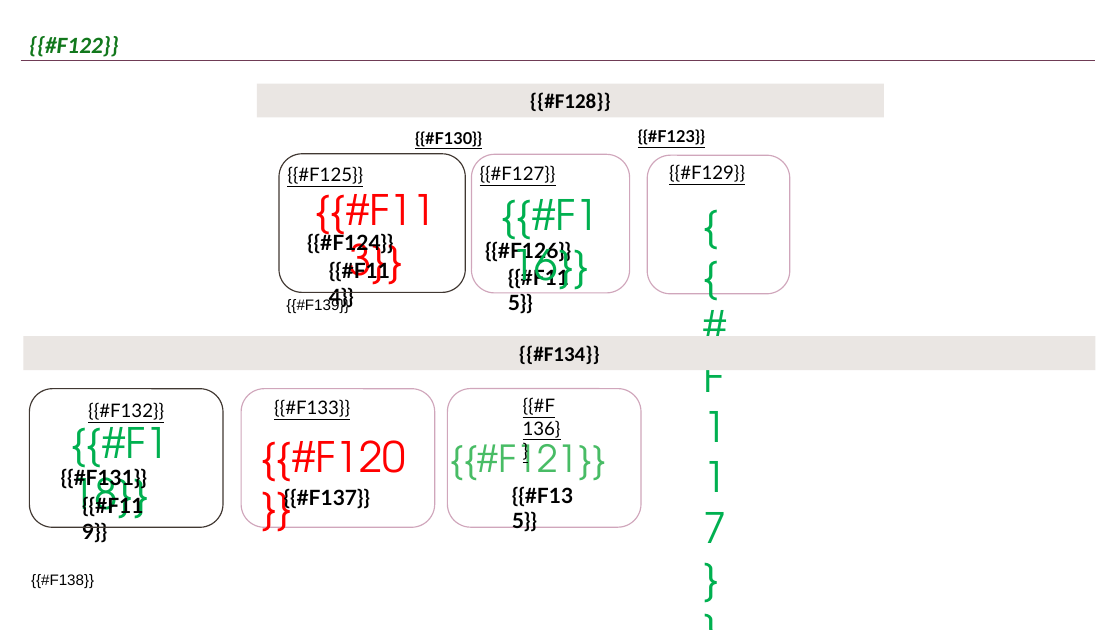
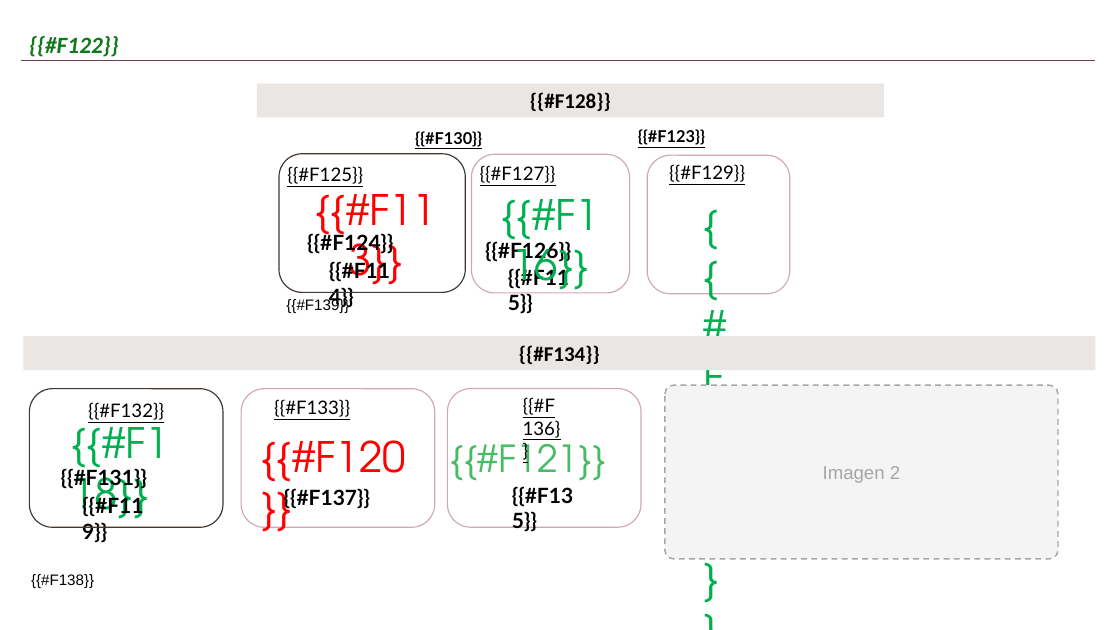
Before and after one commit to JohanCh01/flujo-cosecha, a slide deck: slide 6 of lib/plantilla_reporte.pptx. Drawn at 1120x630 pixels with LibreOffice and Linux fonts; fonts in the diff are those of the drawing; background and template pictures are left out. Boxes give left, top, right and bottom in pixels: in the first picture for what was removed or moved away, otherwise in the second. Text is boxed around its words. In the diff, an @@ line names an element or a change of style, - is before the commit and + after.

Commit message:
Vista PPT: íconos de PDF y PowerPoint, nota al pie en dos líneas y recuadros Imagen 1-3

```diff
--- a/lib/plantilla_reporte.pptx
+++ b/lib/plantilla_reporte.pptx
@@ rounded rectangle added at (x1=665, y1=386, x2=1059, y2=560), fill #F4F4F4, outline #A6A6A6 1.25 pt dashed, 16 pt, text #A6A6A6 @@
+Imagen 2
```
Also in this commit, not shown: 2 other slides changed, 7 other files.
